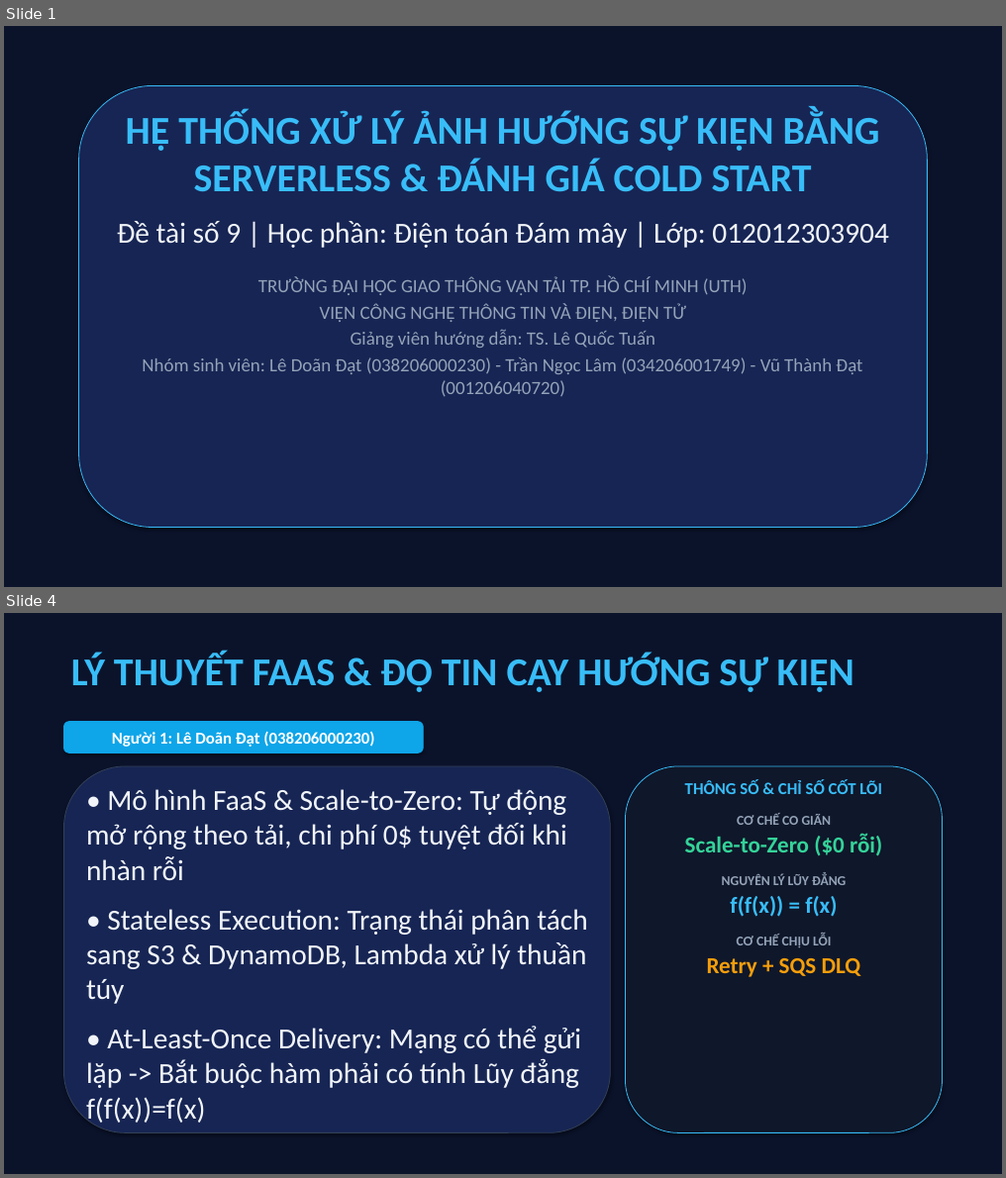
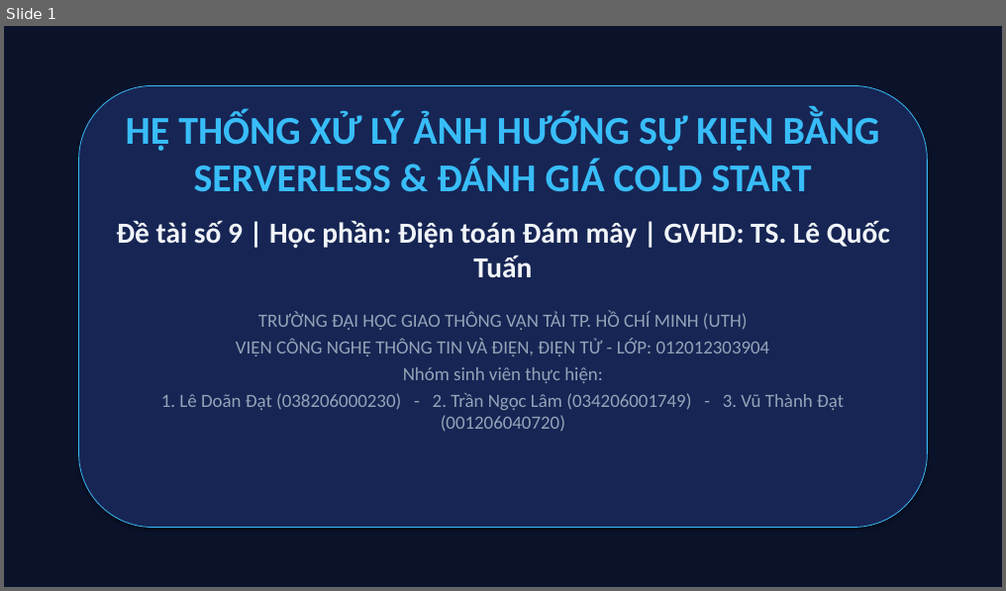
Before and after one commit to datdanghoccode/DTDM_XuLyAnh_Serverless, a slide deck: docs/DTDM_ThuyetTrinh_DeTai9.pptx. Shown one above the other, each under a label of ours: slides 1 and 4 before the commit, slide 1 after it; the slides between them are not shown. The pictures are 1006x1178 and 1006x591 pixels, drawn with LibreOffice and Linux fonts; fonts in the diff are those of the drawing. Boxes give left, top, right and bottom in pixels: in the first picture for what was removed or moved away, otherwise in the second. Text is boxed around its words. In the diff, an @@ line names an element or a change of style, - is before the commit and + after.

```diff
--- a/docs/DTDM_ThuyetTrinh_DeTai9.pptx
+++ b/docs/DTDM_ThuyetTrinh_DeTai9.pptx
@@ slide 4 removed at (4,613,1002,1174), background #FFFFFF @@
@@ rectangle removed at (4,613,1002,1174) @@
@@ text removed at (71,653,854,692) @@
-LÝ THUYẾT FAAS & ĐỘ TIN CẬY HƯỚNG SỰ KIỆN
@@ rounded rectangle removed at (63,722,423,753) @@
-Người 1: Lê Doãn Đạt (038206000230)
@@ rounded rectangle removed at (63,766,611,1134) @@
@@ text removed at (86,789,587,1126) @@
-• Mô hình FaaS & Scale-to-Zero: Tự động mở rộng theo tải, chi phí 0$ tuyệt đối khi nhàn rỗi
-• Stateless Execution: Trạng thái phân tách sang S3 & DynamoDB, Lambda xử lý thuần túy
-• At-Least-Once Delivery: Mạng có thể gửi lặp -> Bắt buộc hàm phải có tính Lũy đẳng f(f(x))=f(x)
@@ rounded rectangle removed at (626,766,943,1134) @@
@@ text removed at (685,780,882,977) @@
-THÔNG SỐ & CHỈ SỐ CỐT LÕI
-CƠ CHẾ CO GIÃN
-Scale-to-Zero ($0 rỗi)
-NGUYÊN LÝ LŨY ĐẲNG
-f(f(x)) = f(x)
-CƠ CHẾ CHỊU LỖI
-Retry + SQS DLQ
@@ slide 1 changed as well @@
@@ text at (116,221,890,278): text changed; bold on @@
-Đề tài số 9 | Học phần: Điện toán Đám mây | Lớp: 012012303904
+Đề tài số 9 | Học phần: Điện toán Đám mây | GVHD: TS. Lê Quốc Tuấn
@@ text at (161,338,844,431): text changed @@
-VIỆN CÔNG NGHỆ THÔNG TIN VÀ ĐIỆN, ĐIỆN TỬ
-Giảng viên hướng dẫn: TS. Lê Quốc Tuấn
-Nhóm sinh viên: Lê Doãn Đạt (038206000230) - Trần Ngọc Lâm (034206001749) - Vũ Thành Đạt (001206040720)
+VIỆN CÔNG NGHỆ THÔNG TIN VÀ ĐIỆN, ĐIỆN TỬ - LỚP: 012012303904
+Nhóm sinh viên thực hiện:
+1. Lê Doãn Đạt (038206000230) - 2. Trần Ngọc Lâm (034206001749) - 3. Vũ Thành Đạt (001206040720)
```
Also in this commit, not shown: 8 other slides changed, 4 slides added, 3 other slides removed, 3 other files.
